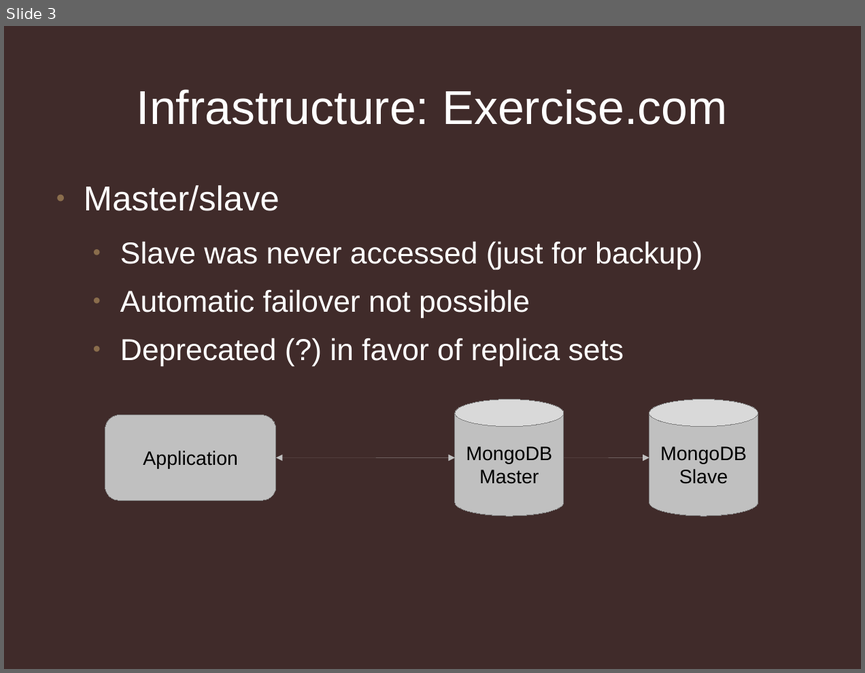
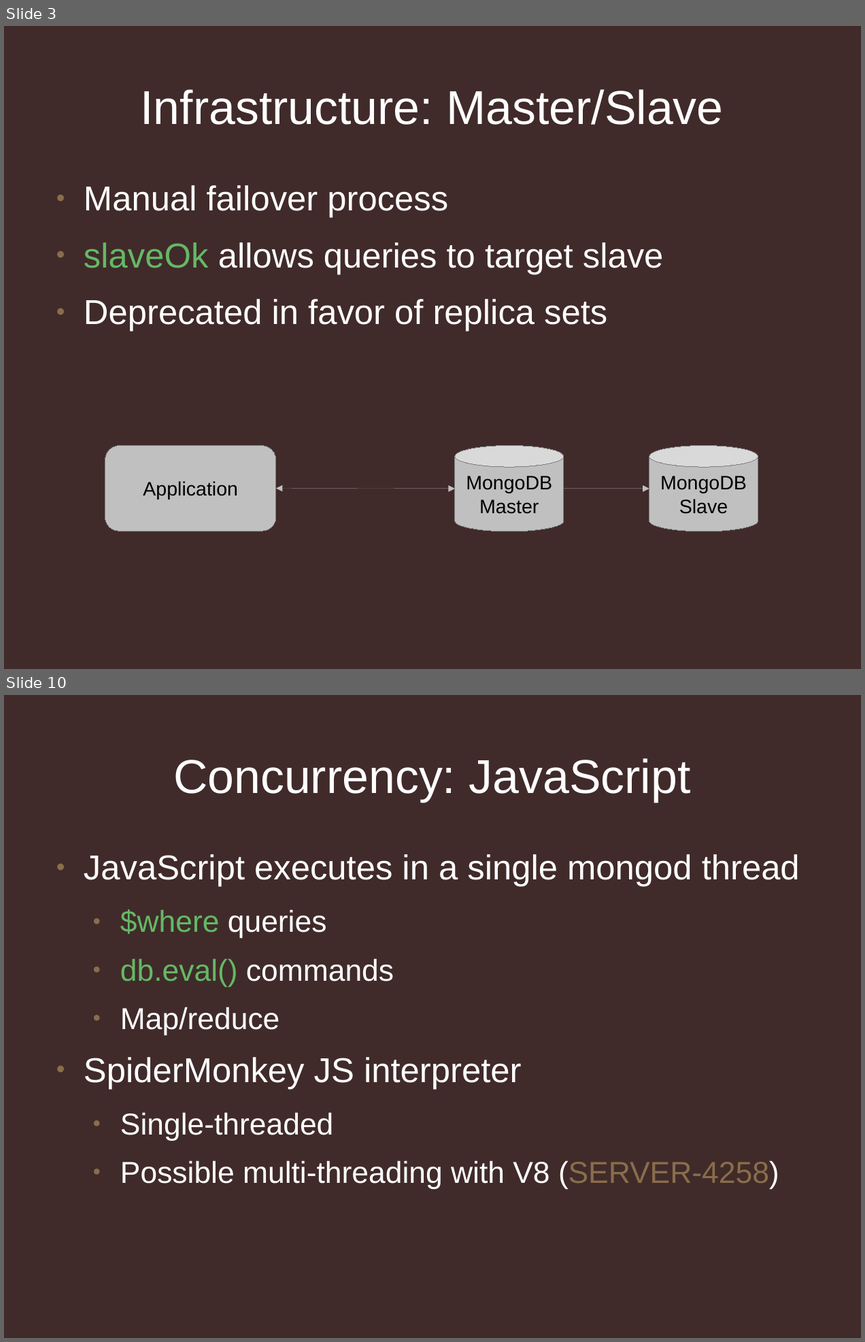
Before and after one commit to jmikola/slides, a slide deck: 20120607-symfony_live/using_mongodb_responsibly.odp. Shown one above the other, each under a label of ours: slide 3 before the commit, slides 3 and 10 after it; the slides between them are not shown. The pictures are 865x673 and 865x1342 pixels, drawn with LibreOffice and Linux fonts; fonts in the diff are those of the drawing; background and template pictures are left out. Boxes give left, top, right and bottom in pixels: in the first picture for what was removed or moved away, otherwise in the second. Text is boxed around its words. In the diff, an @@ line names an element or a change of style, - is before the commit and + after.

```diff
--- a/20120607-symfony_live/using_mongodb_responsibly.odp
+++ b/20120607-symfony_live/using_mongodb_responsibly.odp
@@ slide 10 added at (x1=4, y1=695, x2=861, y2=1338), background #402B2A @@
@@ title added at (x1=173, y1=758, x2=691, y2=802), 44 pt, text #FFFFFF @@
+Concurrency: JavaScript
@@ text added at (x1=84, y1=854, x2=800, y2=1189), 28 pt, text #FFFFFF @@
+● JavaScript executes in a single mongod thread
+  ● $where queries
+  ● db.eval() commands
+  ● Map/reduce
+● SpiderMonkey JS interpreter
+  ● Single-threaded
+  ● Possible multi-threading with V8 (SERVER-4258)
@@ slide 3 changed as well @@
@@ title at (x1=141, y1=89, x2=723, y2=125): text changed @@
-Infrastructure: Exercise.com
+Infrastructure: Master/Slave
@@ text at (x1=84, y1=185, x2=664, y2=331): text changed; size 28 to 32 pt @@
-● Master/slave
-  ● Slave was never accessed (just for backup)
-  ● Automatic failover not possible
-  ● Deprecated (?) in favor of replica sets
+● Manual failover process
+● slaveOk allows queries to target slave
+● Deprecated in favor of replica sets
@@ cylinder "MongoDB Master" resized from (x1=455, y1=399, x2=564, y2=516) to (x1=455, y1=445, x2=564, y2=531) @@
@@ cylinder "MongoDB Slave" resized from (x1=649, y1=399, x2=758, y2=516) to (x1=649, y1=445, x2=758, y2=531) @@
@@ 1 rounded rectangle, 1 arrow, 1 double arrow moved together from (x1=105, y1=415, x2=649, y2=500) to (x1=105, y1=445, x2=649, y2=531) @@
```
Also in this commit, not shown: 7 other slides changed, 39 other slides added, 1 slide removed, 3 other files.
